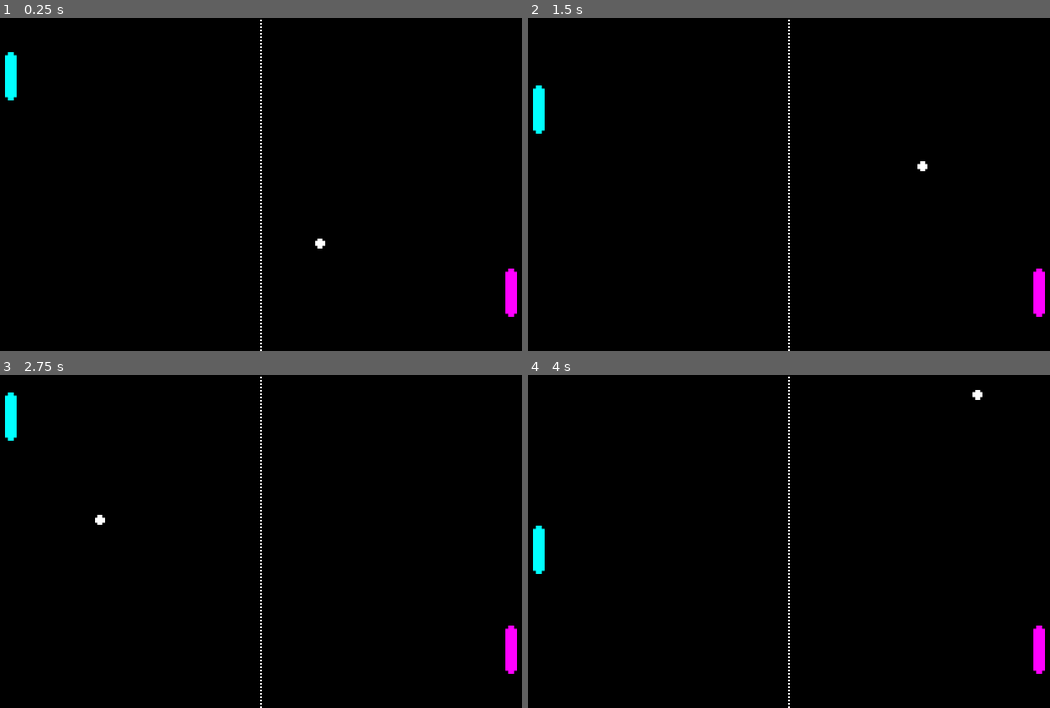
Above: before the commit, frames 1-4 (two rows, left to right).
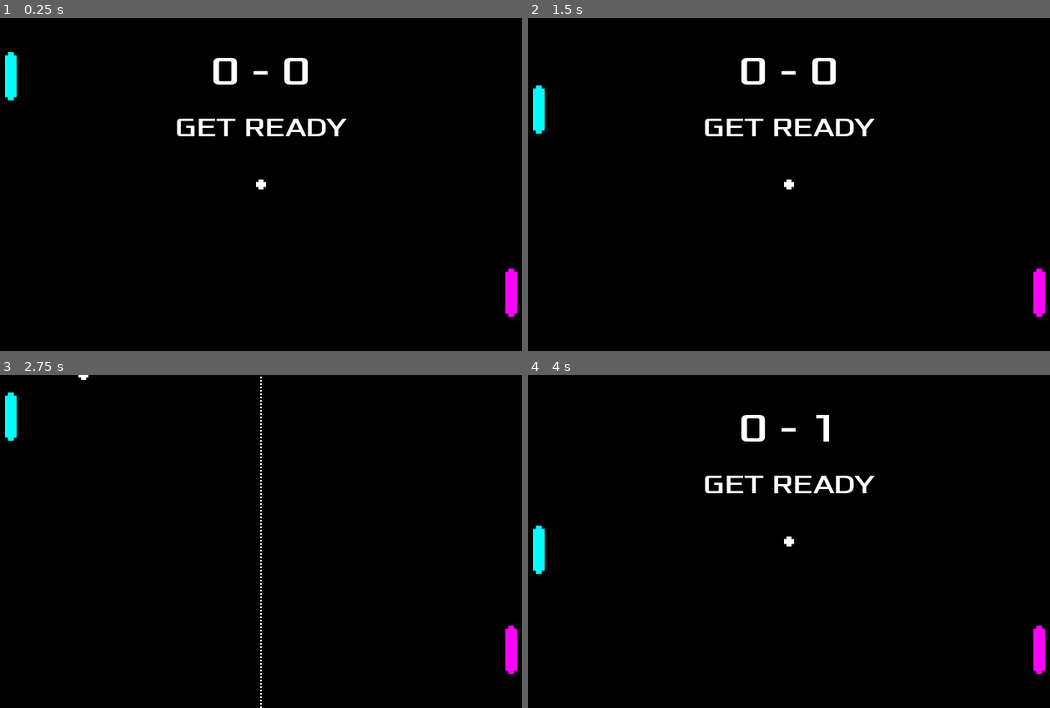
Above: after the commit, the same moments.

Repository: kabbagepatch/GodotGames
Game: Godot game, scene res://Scenes/world.tscn
The game is run twice, just before and just after one commit, with the same random seed, the same clock (stepped at 60 frames per second) and the same inputs.
Inputs:
- Up to frame 1 (0.25 s): no input
- Up to frame 2 (1.5 s): hold W (player_one_move_up) 0.53-1.28 s; hold S (player_one_move_down) from 1.28 s (still down)
- Up to frame 3 (2.75 s): release S (player_one_move_down) at 2.03 s; hold W (player_one_move_up) from 2.03 s (still down)
- Up to frame 4 (4 s): release W (player_one_move_up) at 3.53 s; hold S (player_one_move_down) from 3.53 s (still down)

The runs differ from the first frame. In frame 1, 1.5% of the frame differs, in the area x 33-67%, y 0-100%; in frame 2, 1.5%; in frame 3, less than 0.1%; in frame 4, 1.4%.

Commit message:
Added score and HUD

Diff:
--- /dev/null
+++ b/Pong/Scenes/HUD.tscn
@@ -0,0 +1,35 @@
+[gd_scene load_steps=3 format=3 uid="uid://b0wqls4ojf7iw"]
+
+[ext_resource type="Script" uid="uid://clqj6tbavfc1g" path="res://Scripts/hud.gd" id="1_jo1ms"]
+[ext_resource type="FontFile" uid="uid://mi671s0n2df8" path="res://Assets/Xolonium-Regular.ttf" id="1_sd512"]
+
+[node name="HUD" type="CanvasLayer"]
+script = ExtResource("1_jo1ms")
+
+[node name="Message" type="Label" parent="."]
+offset_left = 215.0
+offset_top = 106.0
+offset_right = 425.0
+offset_bottom = 157.0
+theme_override_fonts/font = ExtResource("1_sd512")
+theme_override_font_sizes/font_size = 32
+text = "GET READY"
+horizontal_alignment = 1
+vertical_alignment = 1
+
+[node name="Score" type="Label" parent="."]
+offset_left = 260.0
+offset_top = 34.0
+offset_right = 380.0
+offset_bottom = 94.0
+theme_override_fonts/font = ExtResource("1_sd512")
+theme_override_font_sizes/font_size = 48
+text = "0 - 0"
+horizontal_alignment = 1
+vertical_alignment = 1
+
+[node name="MessageTimer" type="Timer" parent="."]
+wait_time = 1.5
+one_shot = true
+
+[connection signal="timeout" from="MessageTimer" to="." method="_on_message_timer_timeout"]
--- a/Pong/Scenes/world.tscn
+++ b/Pong/Scenes/world.tscn
@@ -6,6 +6,7 @@
 [ext_resource type="PackedScene" uid="uid://5yjk3fsmfqvq" path="res://Scenes/player2.tscn" id="3_5a7ea"]
 [ext_resource type="PackedScene" uid="uid://byjh0tuc2agf7" path="res://Scenes/ball.tscn" id="5_fo5ed"]
 [ext_resource type="Script" uid="uid://dm6hnk71t4fkt" path="res://Scripts/ball.gd" id="6_5ukr8"]
+[ext_resource type="PackedScene" uid="uid://b0wqls4ojf7iw" path="res://Scenes/HUD.tscn" id="7_o06y3"]
 
 [node name="World" type="Node2D"]
 script = ExtResource("1_5ukr8")
@@ -25,7 +26,12 @@
 script = ExtResource("6_5ukr8")
 
 [node name="StartTimer" type="Timer" parent="."]
+wait_time = 2.0
+one_shot = true
 
-[connection signal="p1_hit" from="Player1" to="." method="on_p1_hit"]
-[connection signal="p2_hit" from="Player2" to="." method="on_p2_hit"]
-[connection signal="edge_hit" from="Ball" to="." method="edge_hit"]
+[node name="HUD" parent="." instance=ExtResource("7_o06y3")]
+
+[connection signal="p1_hit" from="Player1" to="." method="_on_p1_hit"]
+[connection signal="p2_hit" from="Player2" to="." method="_on_p2_hit"]
+[connection signal="player_scored" from="Ball" to="." method="_on_player_scored"]
+[connection signal="timeout" from="StartTimer" to="." method="_on_start_timer_timeout"]
--- a/Pong/Scripts/ball.gd
+++ b/Pong/Scripts/ball.gd
@@ -1,35 +1,34 @@
 extends Node2D
 
-signal edge_hit
+signal player_scored
 
 @export var speed = 400
 var screen_size
 @export var velocity = Vector2.ZERO
+var rng = RandomNumberGenerator.new()
 
 func _ready():
 	screen_size = get_viewport_rect().size
-	reset(1)
+	reset()
 
 func _process(delta):
 	if position.y >= screen_size.y:
-		velocity.y = -1
+		velocity.y = -1 * velocity.y
 	elif position.y <= 0:
-		velocity.y = 1
+		velocity.y = -1 * velocity.y
 	elif position.x >= screen_size.x:
-		velocity.x = -1
-		edge_hit.emit(2)
+		player_scored.emit(1)
 	elif position.x <= 0:
-		velocity.x = 1
-		edge_hit.emit(1)
+		player_scored.emit(2)
 
 	var normalized_velocity = velocity.normalized() * speed
 
 	position += normalized_velocity * delta
 	position = position.clamp(Vector2.ZERO, Vector2(screen_size.x, screen_size.y))
 
-func reset(x):
+func reset():
 	position = Vector2(screen_size.x / 2, screen_size.y / 2)
-	start(x)
+	velocity = Vector2.ZERO
 
 func start(x):
-	velocity = Vector2(x, (randi() % 2) * 2 - 1)
+	velocity = Vector2(x, rng.randf_range(-1, 1))
--- /dev/null
+++ b/Pong/Scripts/hud.gd
@@ -0,0 +1,19 @@
+extends CanvasLayer
+
+@onready var message: Label = $Message
+@onready var score: Label = $Score
+@onready var message_timer: Timer = $MessageTimer
+@onready var separator: Sprite2D = $"../Separator"
+
+func show_message(score_text, message_text, game_over=false):
+	score.text = score_text
+	score.show()
+	message.text = message_text
+	message.show()
+	if not game_over:
+		message_timer.start(1.5)
+
+func _on_message_timer_timeout() -> void:
+	message.hide()
+	score.hide()
+	separator.show()
--- a/Pong/Scripts/world.gd
+++ b/Pong/Scripts/world.gd
@@ -1,13 +1,46 @@
 extends Node2D
 
 @onready var ball: StaticBody2D = $Ball
-var recent_player_loss = 1
+@onready var start_timer: Timer = $StartTimer
+@onready var hud: CanvasLayer = $HUD
+@onready var separator: Sprite2D = $Separator
+var rng = RandomNumberGenerator.new()
+var time_start = 0
 
-func on_p1_hit():
-	ball.velocity.x = 1
+var p1_score = 0
+var p2_score = 0
+var recent_player_win = 1
 
-func on_p2_hit():
-	ball.velocity.x = -1
+func _ready():
+	start_timer.start()
+	separator.hide()
+	hud.show_message("0 - 0", "GET READY")
+	time_start = Time.get_unix_time_from_system()
 
-func edge_hit(player):
-	ball.reset(1 if player == 1 else -1)
+func _on_p1_hit():
+	ball.velocity = Vector2(1 + (floorf(Time.get_unix_time_from_system() - time_start) / 50), rng.randf_range(-1, 1))
+
+func _on_p2_hit():
+	ball.velocity = Vector2(-1 - (floorf(Time.get_unix_time_from_system() - time_start) / 50), rng.randf_range(-1, 1))
+
+func _on_player_scored(player):
+	recent_player_win = player
+	if player == 1:
+		p1_score += 1
+	else:
+		p2_score += 1
+
+	ball.reset()
+	separator.hide()
+	var message = "GET READY"
+	var game_over = false
+	if p1_score == 5 or p2_score == 5:
+		message = "GAME OVER"
+		game_over = true
+	else:
+		start_timer.start()
+
+	hud.show_message("%s - %s" % [p1_score, p2_score], message, game_over)
+
+func _on_start_timer_timeout() -> void:
+	ball.start(recent_player_win * 2 - 3)
Binary file added: Pong/Assets/Xolonium-Regular.ttf
Not shown, added: Pong/Assets/Xolonium-Regular.ttf.import
Not shown: 1 places in Pong/Scenes/world.tscn that only renumber resources
Not shown, added: Pong/Scripts/hud.gd.uid
